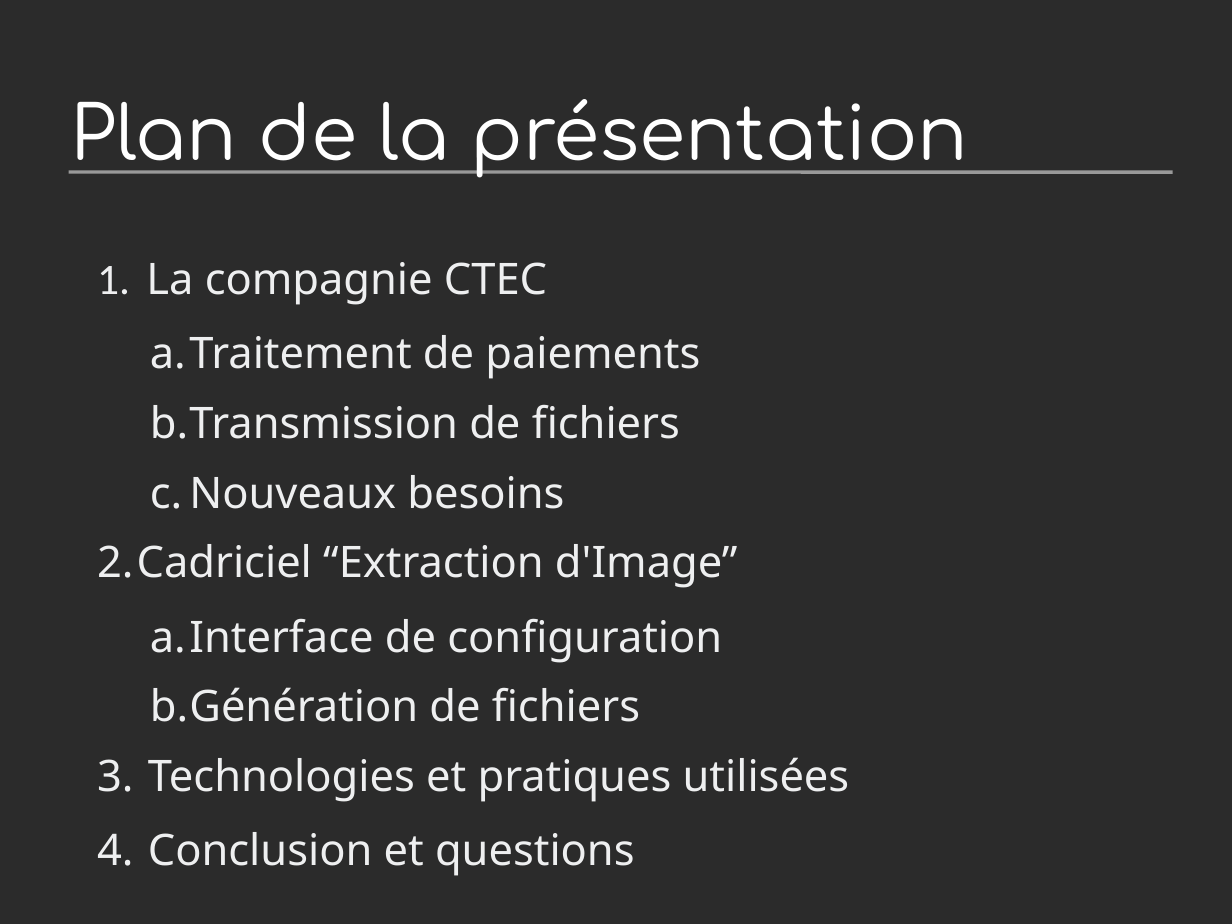
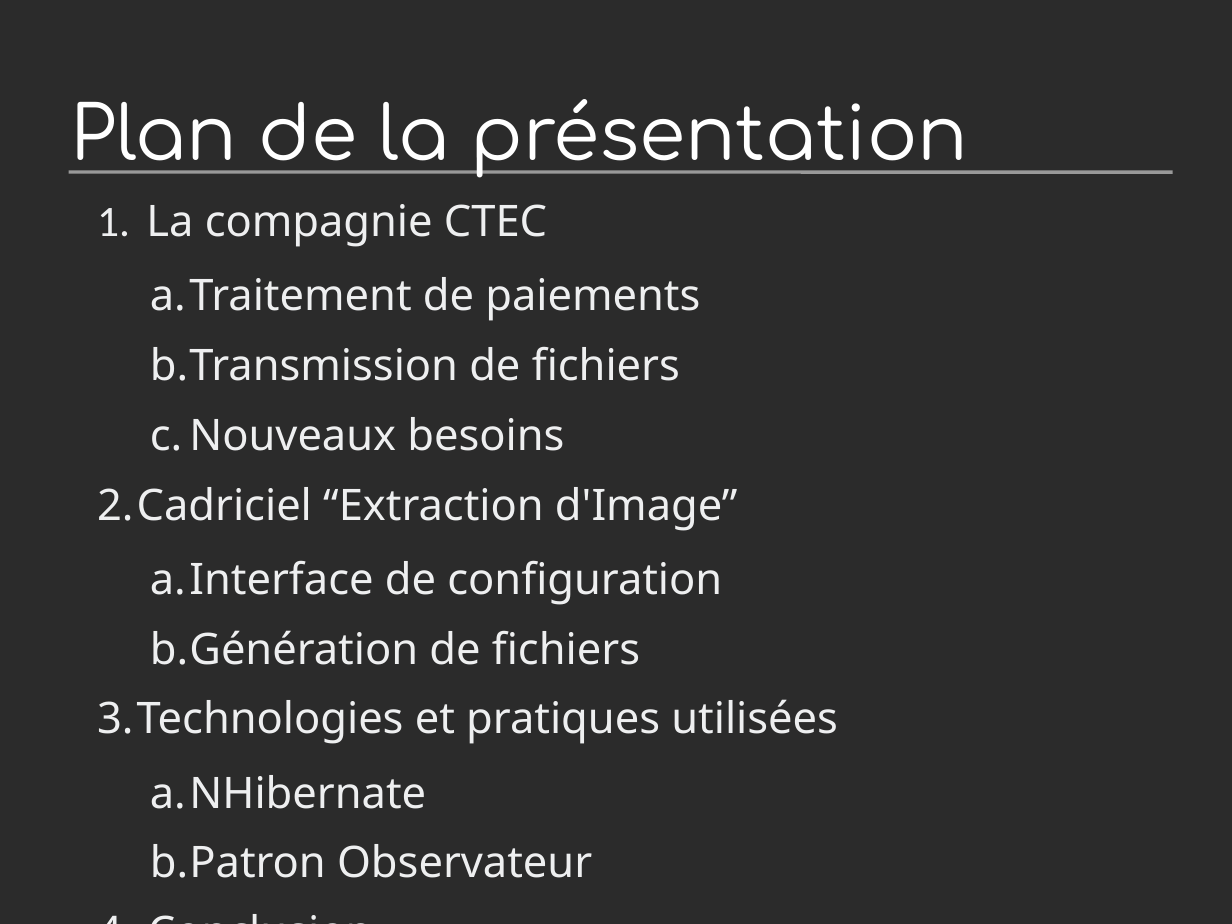
Before and after one commit to DenkouNova/LOG792, a slide deck: slide 2 of Rapports/005_Presentation/Presentation.odp. Drawn at 1232x924 pixels with LibreOffice and Linux fonts; fonts in the diff are those of the drawing; background and template pictures are left out; a plain dark background stands for a picture behind light text. Boxes give left, top, right and bottom in pixels: in the first picture for what was removed or moved away, otherwise in the second. Text is boxed around its words. In the diff, an @@ line names an element or a change of style, - is before the commit and + after.

```diff
--- a/Rapports/005_Presentation/Presentation.odp
+++ b/Rapports/005_Presentation/Presentation.odp
@@ text "La compagnie CTEC": place and size @@
-text "La compagnie CTEC" at <box>97,262,850,876</box>
+text "La compagnie CTEC" at <box>97,204,838,878</box>
@@ text at <box>150,775,592,878</box>: text changed @@
-4. Conclusion et questions
+  a. NHibernate
+  b. Patron Observateur
+4. Conclusion
```
Also in this commit, not shown: 10 other slides changed, 19 slides added, 17 slides removed, 1 other file.
